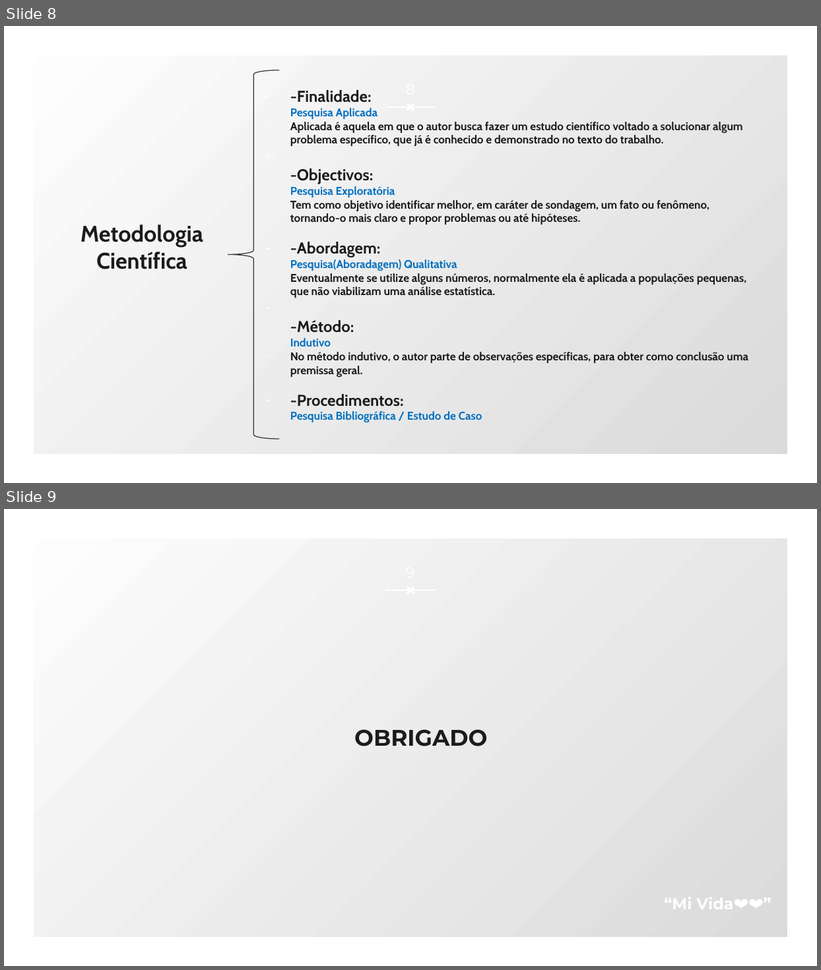
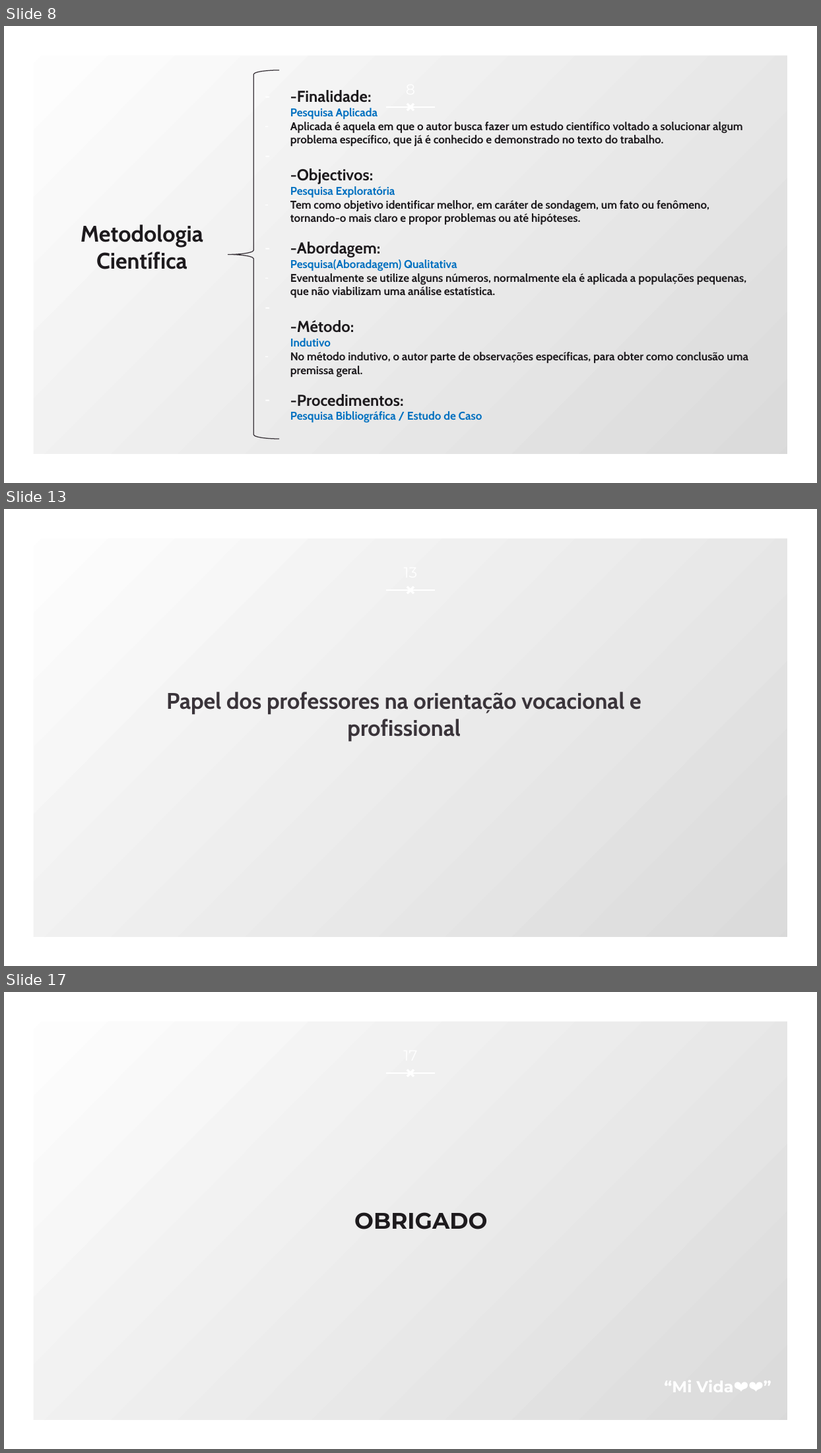
Before and after one commit to reincedaniel/TCC, a slide deck: apresentação.pptx. Shown one above the other, each under a label of ours: slides 8 and 9 before the commit, slides 8, 13 and 17 after it; the slides between them are not shown. The pictures are 821x970 and 821x1453 pixels, drawn with LibreOffice and Linux fonts; fonts in the diff are those of the drawing. Boxes give left, top, right and bottom in pixels: in the first picture for what was removed or moved away, otherwise in the second. Text is boxed around its words. In the diff, an @@ line names an element or a change of style, - is before the commit and + after.

```diff
--- a/apresentação.pptx
+++ b/apresentação.pptx
@@ slide 13 added at bbox=[4, 509, 817, 966], background gradient #FFFFFF to #D9D9D9; not listed: 3 template elements that a slide beside it also shows @@
@@ text added at bbox=[166, 692, 642, 742], 20 pt, text #3A343A, bold @@
+Papel dos professores na orientação vocacional e profissional
@@ what was slide 9 is now slide 17 @@
```
Also in this commit, not shown: 1 slide changed, 7 other slides added, 17 other files.
